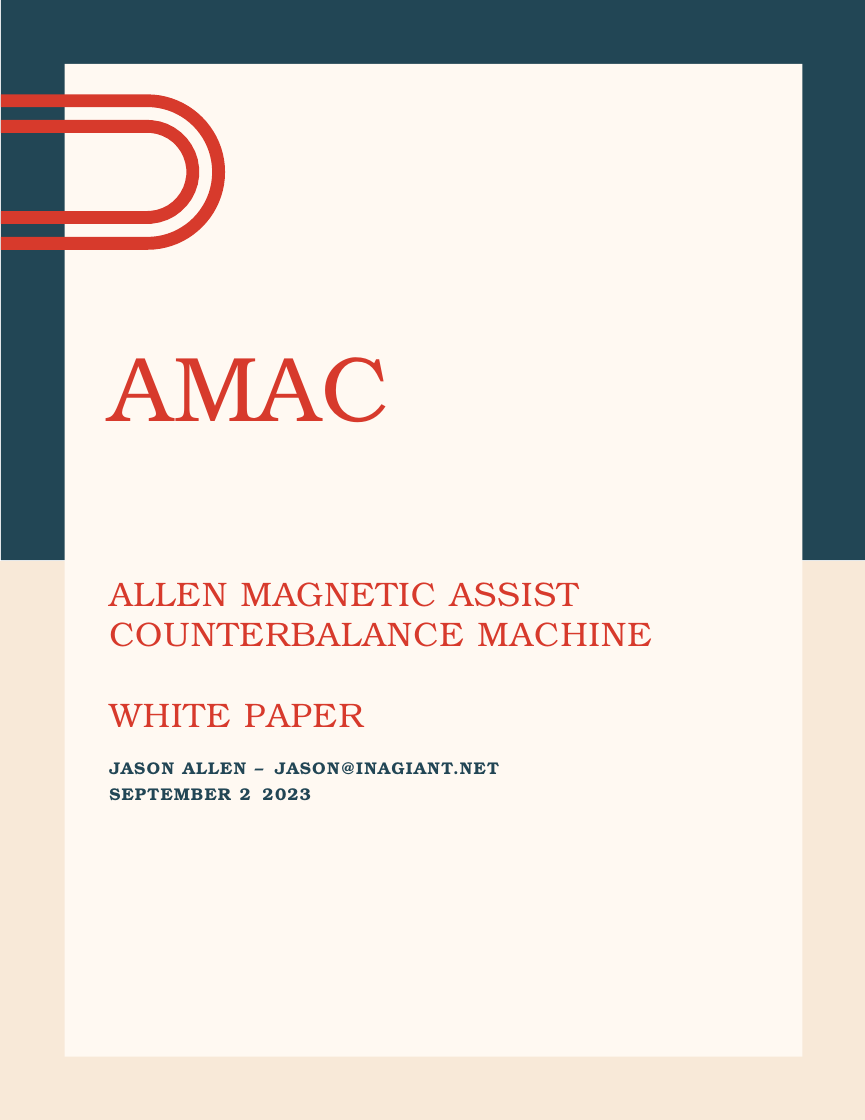
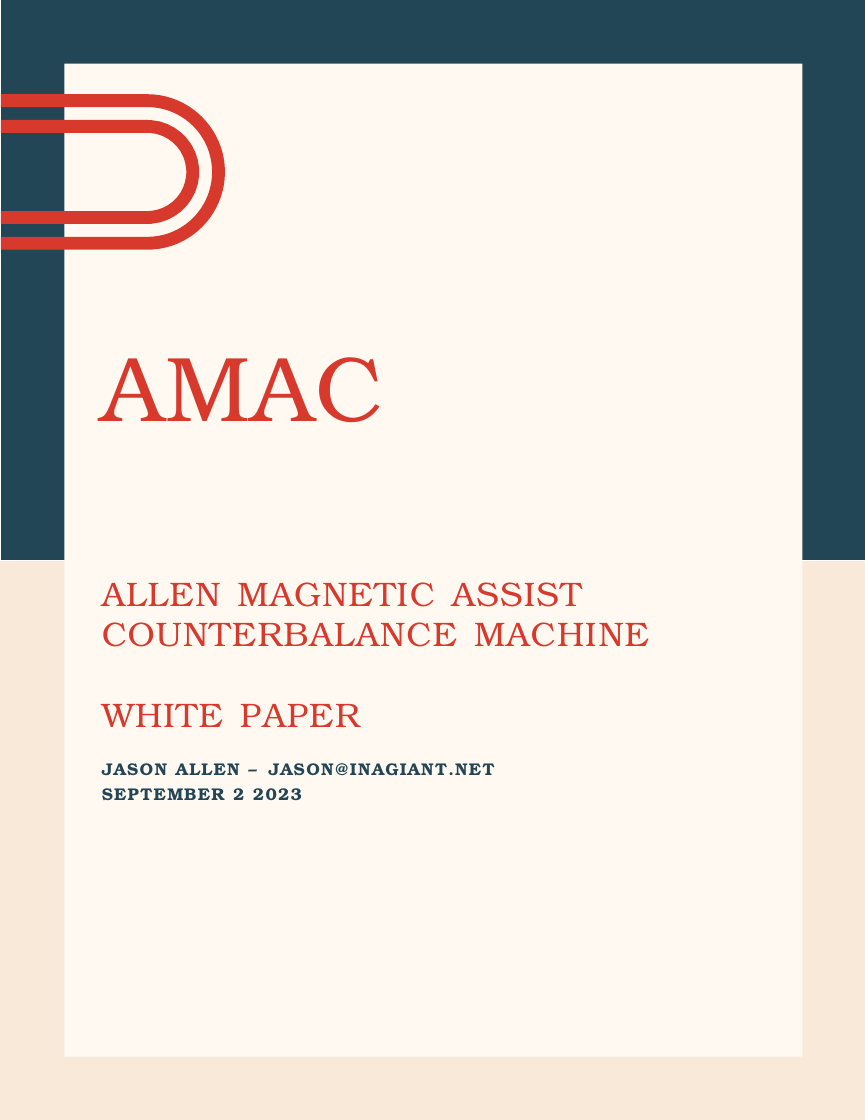
Before and after one commit to AMACMachine/Free-Energy, a slide deck: slide 1 of AMAC White Paper September 2nd 2023.pptx. Drawn at 865x1120 pixels with LibreOffice and Linux fonts; fonts in the diff are those of the drawing. Boxes give left, top, right and bottom in pixels: in the first picture for what was removed or moved away, otherwise in the second. Text is boxed around its words. In the diff, an @@ line names an element or a change of style, - is before the commit and + after.

```diff
--- a/AMAC White Paper September 2nd 2023.pptx
+++ b/AMAC White Paper September 2nd 2023.pptx
@@ freeform shape at (x1=1, y1=0, x2=865, y2=560): outline redrawn @@
@@ freeform shape at (x1=1, y1=95, x2=225, y2=250): fill #D73A2C to #D7392C; outline redrawn @@
@@ freeform shape at (x1=1, y1=120, x2=199, y2=224): fill #D73A2C to #D7392C; outline redrawn @@
@@ text "AMAC" moved from (x1=109, y1=357, x2=389, y2=422) to (x1=102, y1=357, x2=383, y2=422) @@
@@ text "AMAC" at (x1=102, y1=357, x2=383, y2=422): text colour #D73A2C to #D7392C; letter spacing 0.8 to 0.9 pt, letter spacing 0 to 0.8 pt, letter spacing -0.5 to 0 pt in "AMAC" @@
@@ freeform shape at (x1=0, y1=561, x2=865, y2=1119): outline redrawn @@
@@ text "ALLEN MAGNETIC ASSIST COUNTERBALANCE MACHINE" moved from (x1=109, y1=582, x2=651, y2=801) to (x1=102, y1=582, x2=649, y2=801) @@
@@ text "ALLEN MAGNETIC ASSIST COUNTERBALANCE MACHINE" at (x1=102, y1=582, x2=649, y2=801): text colour #D73A2C to #D7392C in "ALLEN MAGNETIC ASSIST COUNTERBALANCE MACHINE", "WHITE PAPER"; letter spacing 0.8 to 0.9 pt in "ALLEN MAGNETIC ASSIST COUNTERBALANCE MACHINE", "WHITE PAPER", "JASON ALLEN JASON@INAGIANT.NET SEPTEMBER 2023"; letter spacing 0.9 to 1.1 pt in "ALLEN MAGNETIC ASSIST COUNTERBALANCE", "PAPER", "ALLEN JASON@INAGIANT.NET SEPTEMBER 2023"; letter spacing 0.9 to 0.8 pt in "MAGNETIC COUNTERBALANCE MACHINE", "JASON@INAGIANT.NET"; letter spacing 0.8 to 0.7 pt in "MAGNETIC COUNTERBALANCE MACHINE", "WHITE", "SEPTEMBER"; letter spacing 0.8 to 1.2 pt in "MAGNETIC"; letter spacing 0.8 to 1.1 pt in "ASSIST", "SEPTEMBER"; letter spacing -0.1 to 0 pt in "ASSIST", "– JASON@INAGIANT.NET 2 2023"; letter spacing 1 to 1.1 pt in "COUNTERBALANCE", "PAPER", "SEPTEMBER"; letter spacing -0.2 to 0 pt in "COUNTERBALANCE", "WHITE PAPER"; letter spacing 0.8 to 1.4 pt, letter spacing -0.2 to 0.8 pt in "MACHINE"; letter spacing 1 to 0.9 pt in "WHITE", "JASON"; line spacing 28.1pt to 28.2pt @@
```
Also in this commit, not shown: 15 other slides changed, 3 slides added, 2 slides removed, 1 other file.
